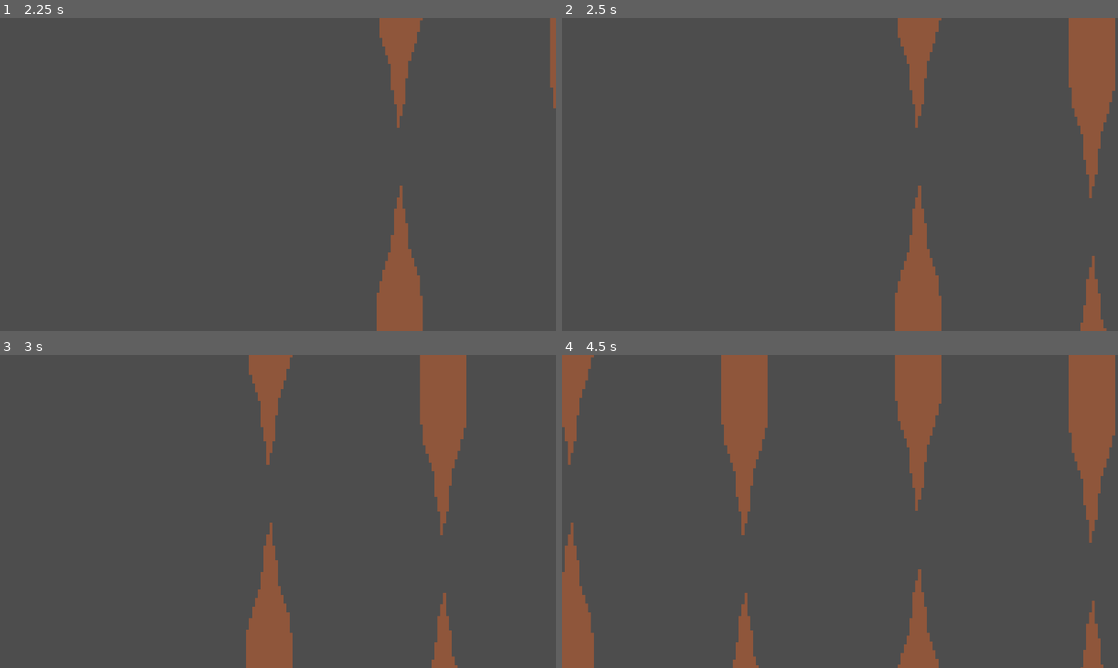
Above: before the commit, frames 1-4 (two rows, left to right).
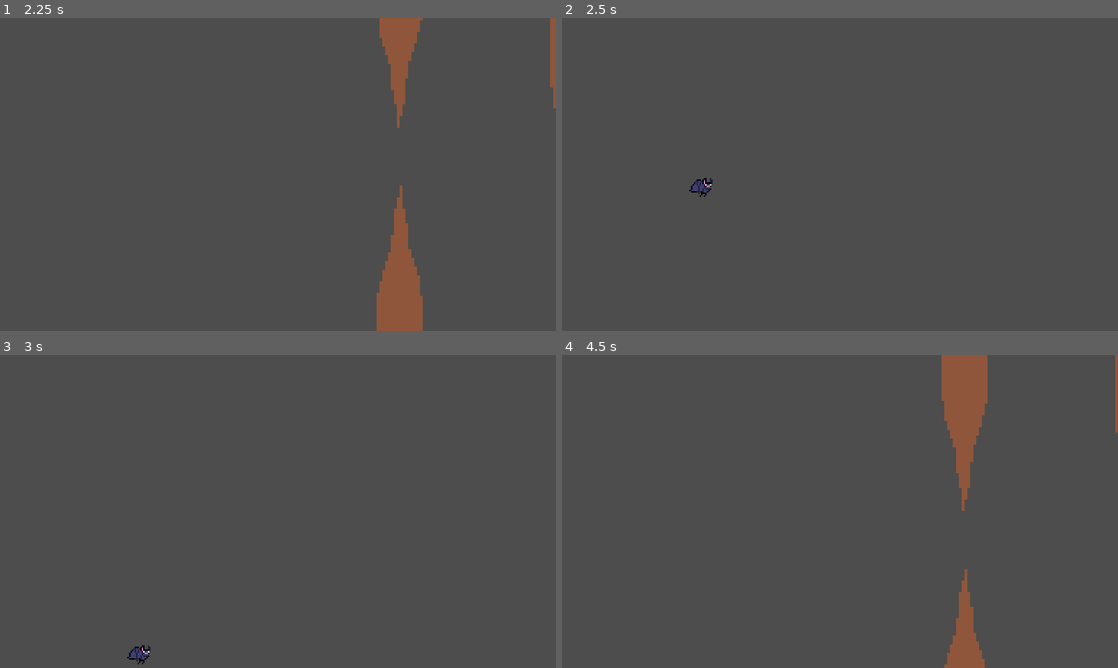
Above: after the commit, the same moments.

Repository: kirjahri/flappy-bat
Game: Godot game, scene res://scenes/main.tscn
Two runs of this game, one before a commit and one after it. Both use one fixed random seed, a clock stepped at 60 frames per second and the inputs below.
Inputs (mouse positions are in pixels of both pictures, inside the frame that each line leads up to):
- Up to frame 1 (2.25 s): move the mouse to (400, 158) at 0.52 s; click (400, 158) at 0.77 s; move the mouse to (166, 190) at 1.27 s; click (166, 190) at 1.52 s; move the mouse to (333, 105) at 2.02 s
- Up to frame 2 (2.5 s): no input
- Up to frame 3 (3 s): move the mouse to (250, 574) at 2.77 s
- Up to frame 4 (4.5 s): click (812, 574) at 3.02 s; move the mouse to (1006, 558) at 3.52 s; click (1006, 558) at 3.77 s; move the mouse to (673, 464) at 4.27 s

Frame 1 is identical in both runs. In frame 2, 7.4% of the frame differs, in the area x 22-100%, y 0-100%; in frame 3, 7.4%; in frame 4, 18%, in the area x 0-100%, y 0-100%.

Commit message:
feat: add kill zones

Diff:
--- a/scenes/dripstone.tscn
+++ b/scenes/dripstone.tscn
@@ -1,11 +1,14 @@
-[gd_scene load_steps=2 format=3 uid="uid://dkr2xkovggd1v"]
+[gd_scene load_steps=3 format=3 uid="uid://dkr2xkovggd1v"]
 
+[ext_resource type="PackedScene" uid="uid://cl1l5qxj85lyg" path="res://scenes/kill_zone.tscn" id="1_rtcoa"]
 [ext_resource type="Texture2D" uid="uid://cb4tv15ypmyo3" path="res://assets/sprites/dripstone.png" id="1_xb8k7"]
 
-[node name="Area2D" type="Area2D"]
+[node name="Node2D" type="Node2D"]
 
-[node name="Sprite2D" type="Sprite2D" parent="."]
+[node name="KillZone" parent="." instance=ExtResource("1_rtcoa")]
+
+[node name="Sprite2D" type="Sprite2D" parent="KillZone"]
 texture = ExtResource("1_xb8k7")
 
-[node name="CollisionPolygon2D" type="CollisionPolygon2D" parent="."]
-polygon = PackedVector2Array(7, 39, 7, -1, 0, -35, -7, -1, -7, 39)
+[node name="CollisionPolygon2D" type="CollisionPolygon2D" parent="KillZone"]
+polygon = PackedVector2Array(7, 39, 7, -1, 0, -39, -7, -1, -7, 39)
--- /dev/null
+++ b/scenes/kill_zone.tscn
@@ -0,0 +1,10 @@
+[gd_scene load_steps=2 format=3 uid="uid://cl1l5qxj85lyg"]
+
+[ext_resource type="Script" uid="uid://ol1hkov80t4p" path="res://scripts/kill_zone.gd" id="1_kebdr"]
+
+[node name="KillZone" type="Area2D" node_paths=PackedStringArray("timer")]
+script = ExtResource("1_kebdr")
+timer = NodePath("Timer")
+
+[node name="Timer" type="Timer" parent="."]
+wait_time = 0.001
--- a/scenes/main.tscn
+++ b/scenes/main.tscn
@@ -1,11 +1,14 @@
-[gd_scene load_steps=5 format=3 uid="uid://e5k8yykw44jb"]
+[gd_scene load_steps=7 format=3 uid="uid://e5k8yykw44jb"]
 
 [ext_resource type="Script" uid="uid://prem0dk7od71" path="res://scripts/main.gd" id="1_0wfyh"]
 [ext_resource type="PackedScene" uid="uid://byn03koj8bqtk" path="res://scenes/player.tscn" id="1_o5qli"]
 [ext_resource type="PackedScene" uid="uid://cwuceigf4buye" path="res://scenes/dripstones.tscn" id="2_sugp2"]
+[ext_resource type="PackedScene" uid="uid://cl1l5qxj85lyg" path="res://scenes/kill_zone.tscn" id="4_jyhfs"]
 
 [sub_resource type="WorldBoundaryShape2D" id="WorldBoundaryShape2D_sugp2"]
 normal = Vector2(1, 0)
+
+[sub_resource type="WorldBoundaryShape2D" id="WorldBoundaryShape2D_tbgi4"]
 
 [node name="Main" type="Node" node_paths=PackedStringArray("destroy_area", "timer")]
 script = ExtResource("1_0wfyh")
@@ -27,3 +30,9 @@
 shape = SubResource("WorldBoundaryShape2D_sugp2")
 
 [node name="DripstonesTimer" type="Timer" parent="."]
+
+[node name="KillZone" parent="." instance=ExtResource("4_jyhfs")]
+
+[node name="CollisionShape2D" type="CollisionShape2D" parent="KillZone"]
+position = Vector2(0, 1280)
+shape = SubResource("WorldBoundaryShape2D_tbgi4")
--- /dev/null
+++ b/scripts/kill_zone.gd
@@ -0,0 +1,17 @@
+extends Area2D
+
+@export var timer: Timer
+
+
+func _ready() -> void:
+	self.body_entered.connect(_on_body_entered)
+	timer.timeout.connect(_on_timer_timeout)
+
+
+func _on_body_entered(body: Node2D) -> void:
+	if body.name == "Player":
+		timer.start()
+
+
+func _on_timer_timeout() -> void:
+	get_tree().reload_current_scene()
Not shown, added: scripts/kill_zone.gd.uid
